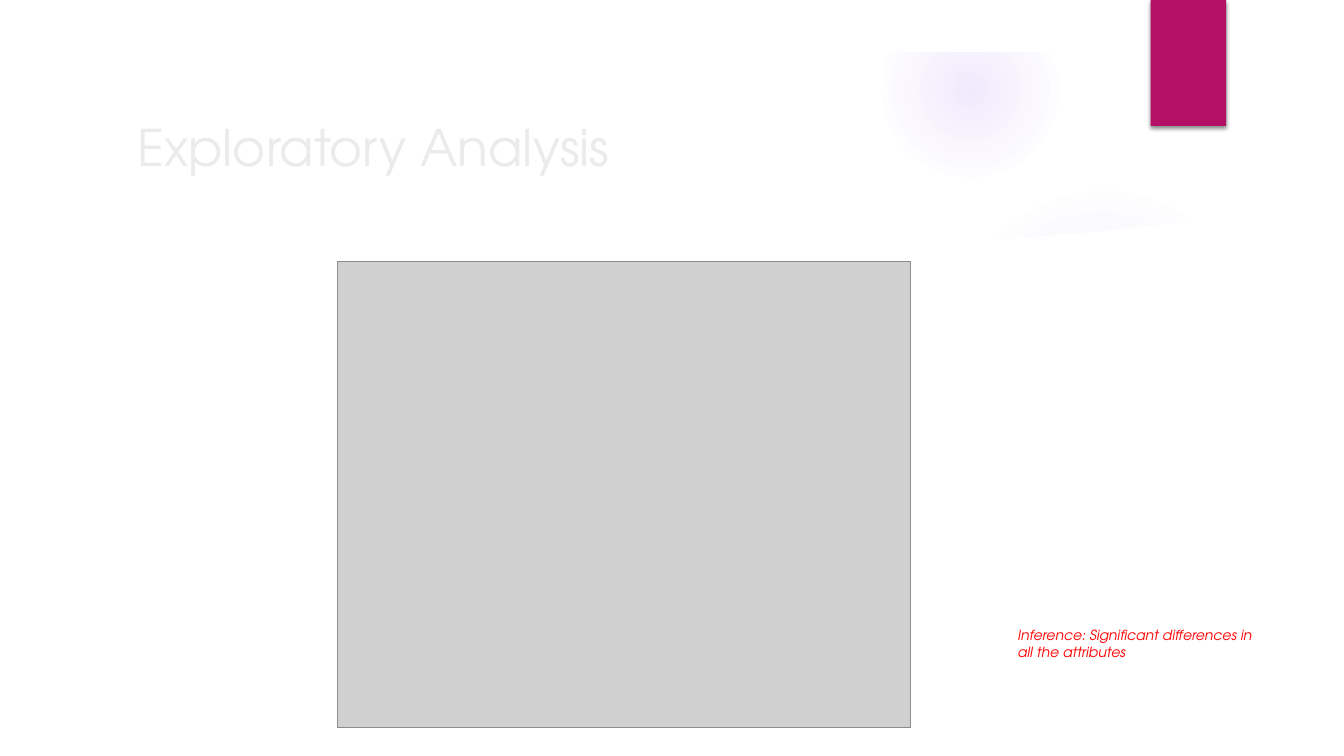
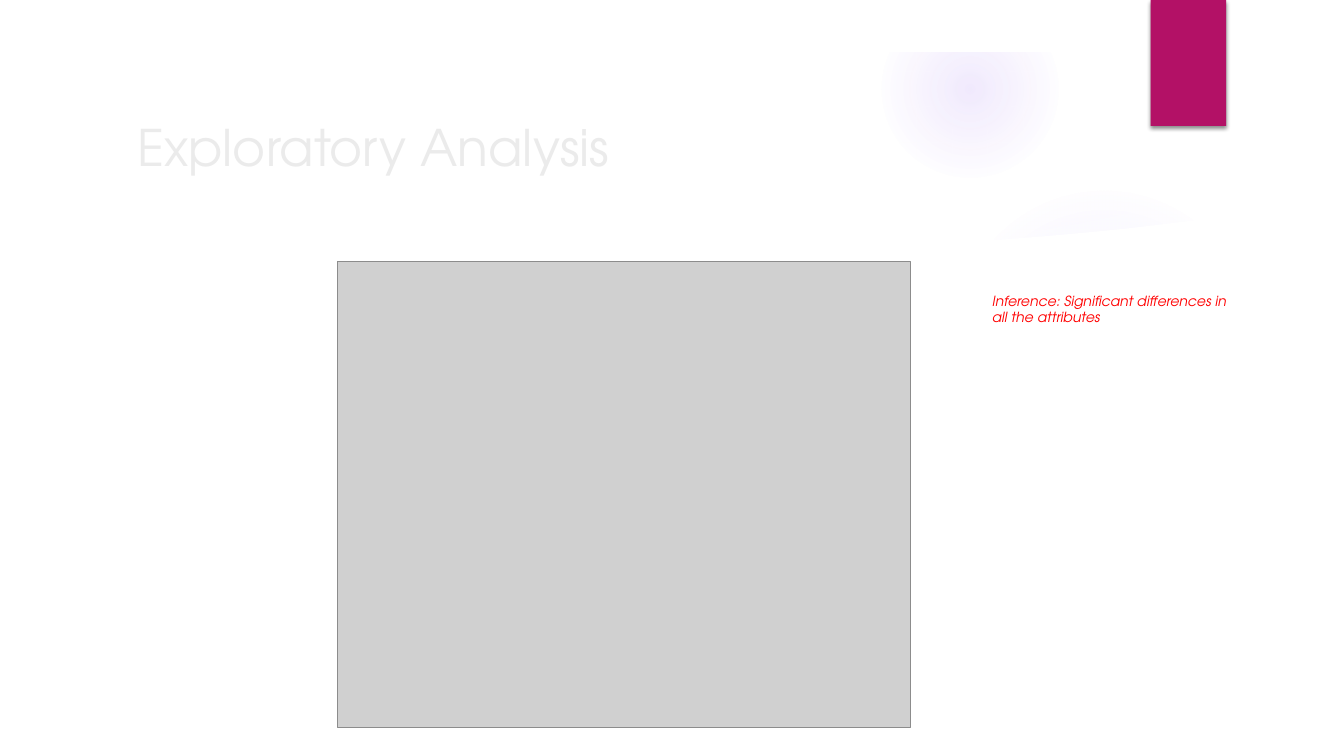
Before and after one commit to sharax/ECE_143_Group_11, a slide deck: slide 10 of ECE_143.pptx (slide 11 before the commit). Drawn at 1344x756 pixels with LibreOffice and Linux fonts; fonts in the diff are those of the drawing; grey boxes stand for pictures; background and template pictures are left out. Boxes give left, top, right and bottom in pixels: in the first picture for what was removed or moved away, otherwise in the second. Text is boxed around its words. In the diff, an @@ line names an element or a change of style, - is before the commit and + after.

```diff
--- a/ECE_143.pptx
+++ b/ECE_143.pptx
@@ text "Inference: Significant differences in": place and size @@
-text "Inference: Significant differences in" at (1018, 629, 1252, 657)
+text "Inference: Significant differences in" at (992, 295, 1226, 322)
```
Also in this commit, not shown: 12 other slides changed, 5 slides added, 4 slides removed.
